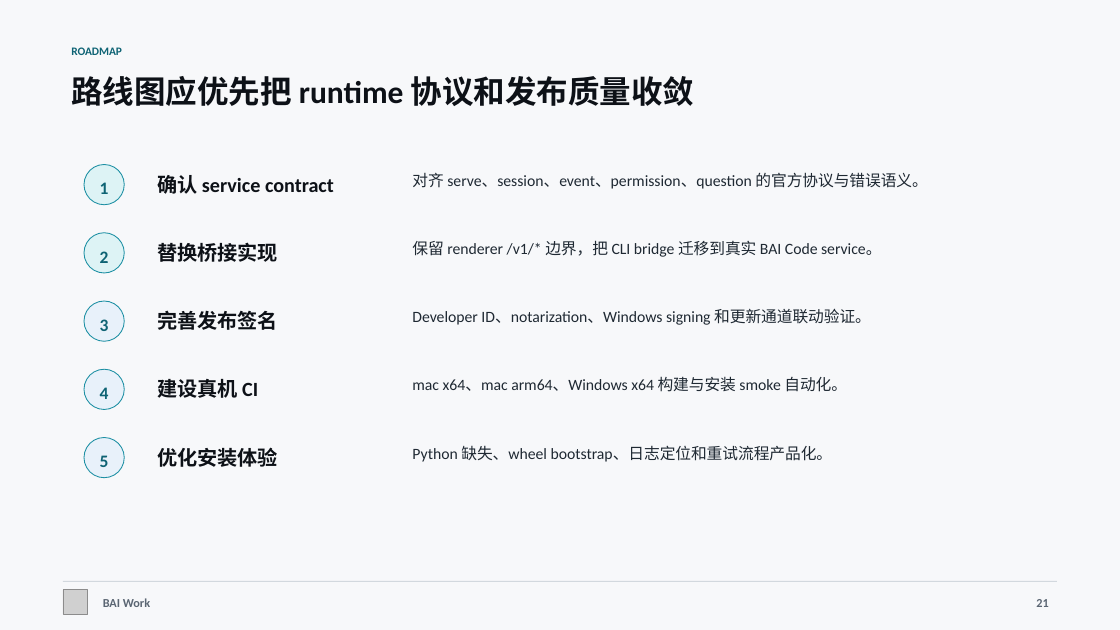
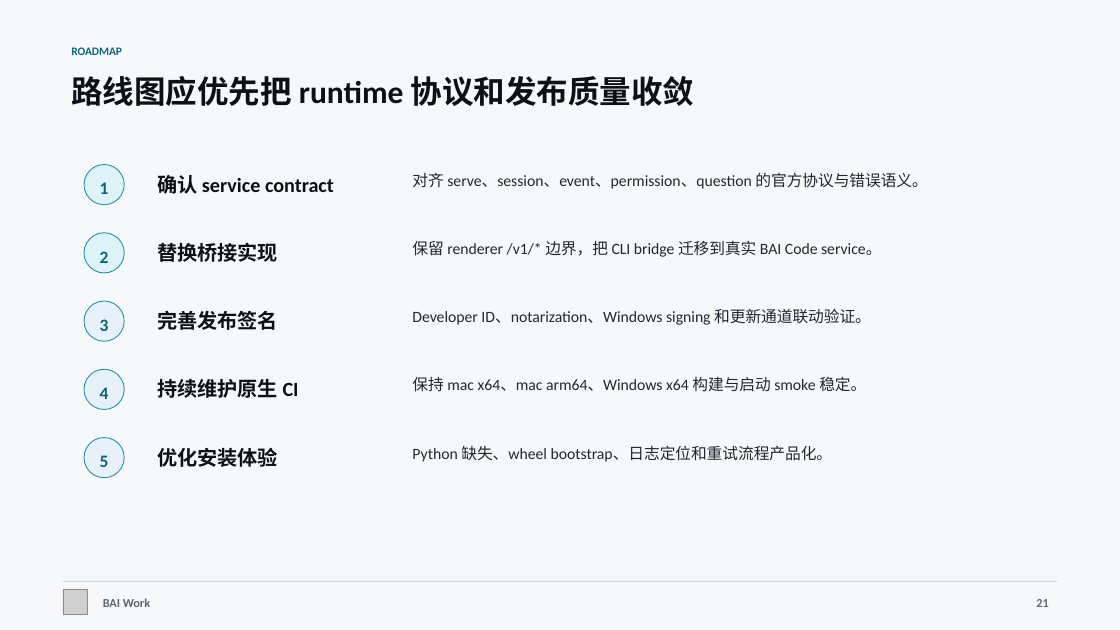
Before and after one commit to 2830500285/BAI-Work, a slide deck: slide 21 of docs/presentation/BAI-Work-Project-Deck.pptx. Drawn at 1120x630 pixels with LibreOffice and Linux fonts; fonts in the diff are those of the drawing; grey boxes stand for pictures. Boxes give left, top, right and bottom in pixels: in the first picture for what was removed or moved away, otherwise in the second. Text is boxed around its words. In the diff, an @@ line names an element or a change of style, - is before the commit and + after.

```diff
--- a/docs/presentation/BAI-Work-Project-Deck.pptx
+++ b/docs/presentation/BAI-Work-Project-Deck.pptx
@@ text at (157,379,299,398): text changed @@
-建设真机 CI
+持续维护原生 CI
@@ text at (412,376,866,392): text changed @@
-mac x64、mac arm64、Windows x64 构建与安装 smoke 自动化。
+保持 mac x64、mac arm64、Windows x64 构建与启动 smoke 稳定。
```
Also in this commit, not shown: 5 other slides changed, 9 other files.
